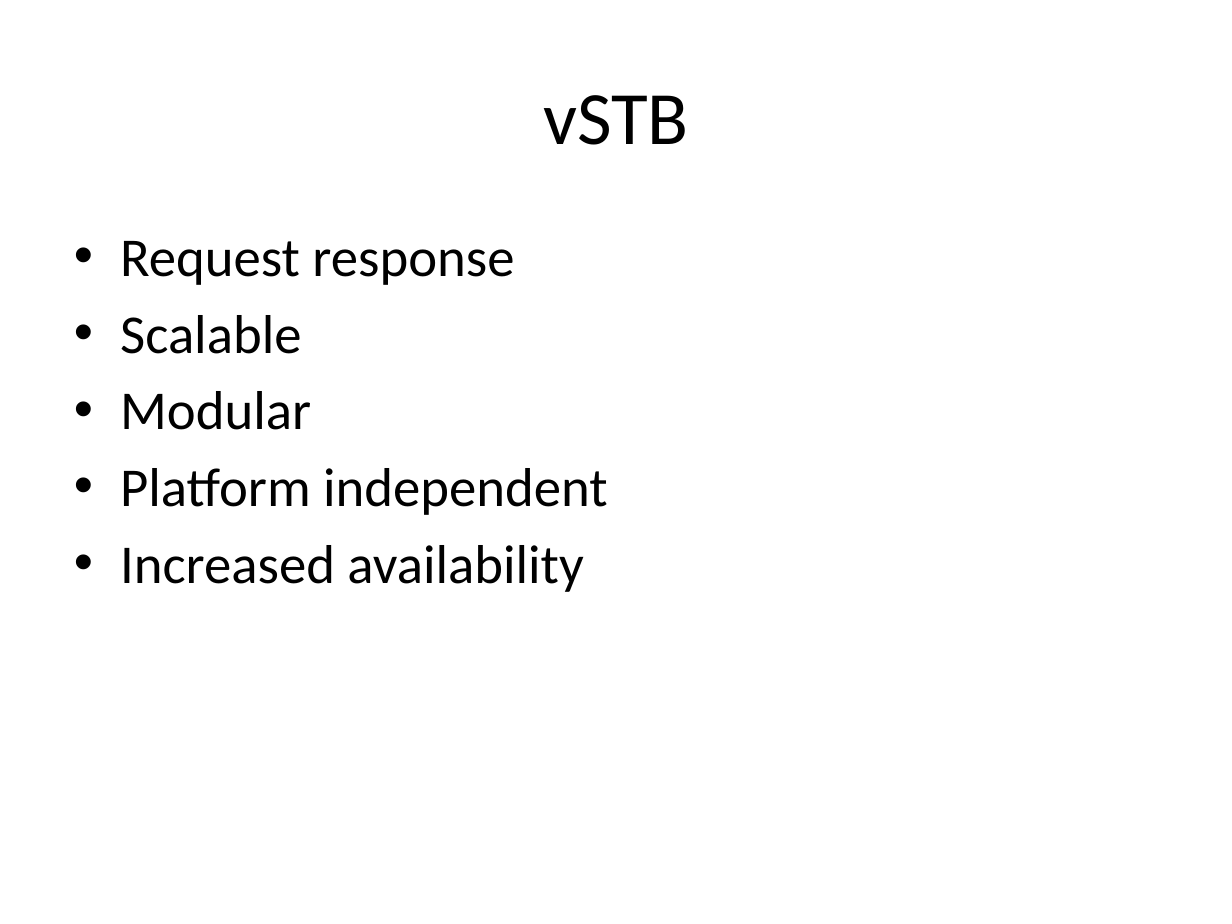
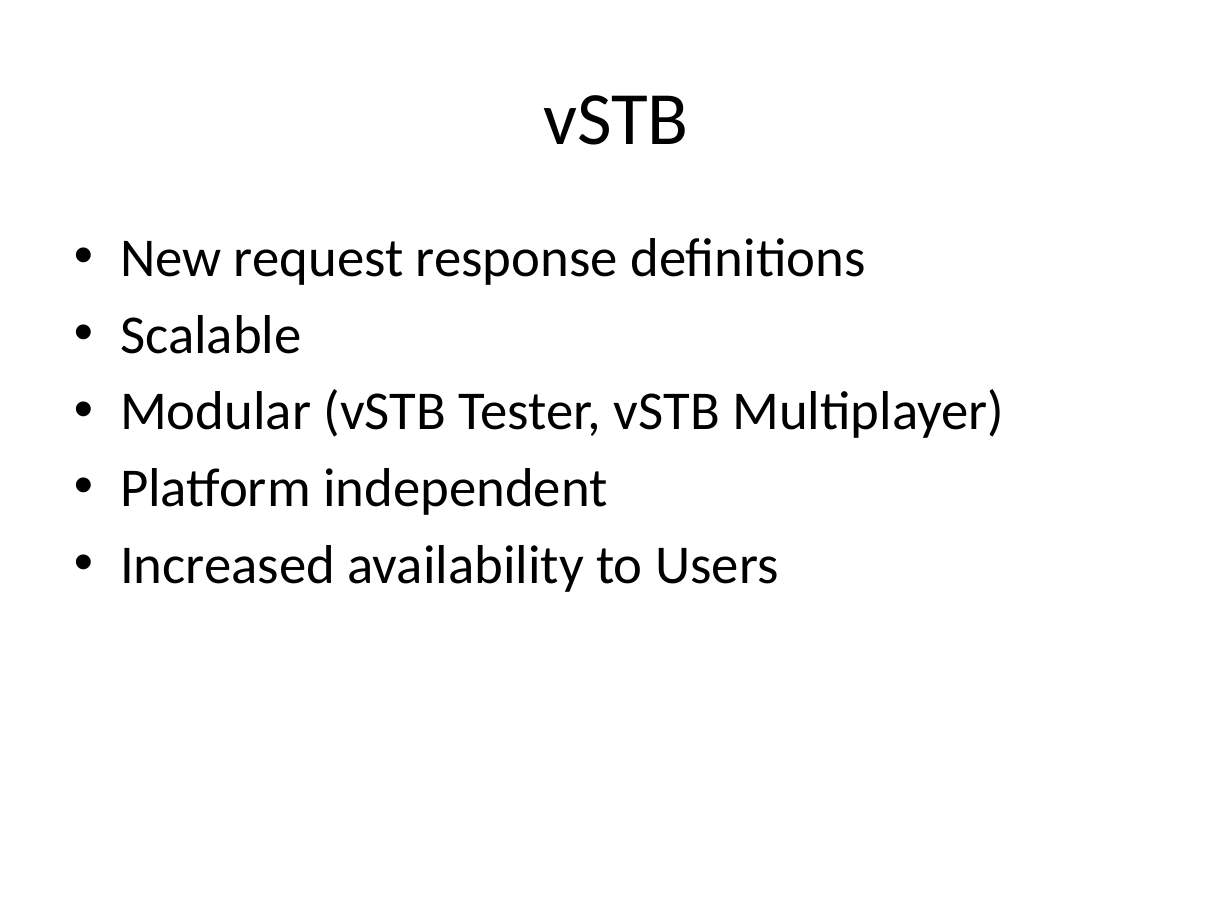
Before and after one commit to SDSMT-CSC/STBMF, a slide deck: slide 7 of docs/srDesign_ClientPresentation2.pptx. Drawn at 1232x924 pixels with LibreOffice and Linux fonts; fonts in the diff are those of the drawing. Boxes give left, top, right and bottom in pixels: in the first picture for what was removed or moved away, otherwise in the second. Text is boxed around its words. In the diff, an @@ line names an element or a change of style, - is before the commit and + after.

```diff
--- a/docs/srDesign_ClientPresentation2.pptx
+++ b/docs/srDesign_ClientPresentation2.pptx
@@ text at box(120, 238, 865, 285): text changed @@
-• Request response
+• New request response definitions
@@ text at box(120, 389, 1004, 438): text changed @@
-• Modular
+• Modular (vSTB Tester, vSTB Multiplayer)
@@ text at box(120, 545, 778, 592): text changed @@
-• Increased availability
+• Increased availability to Users
```
Also in this commit, not shown: 3 slides added.
